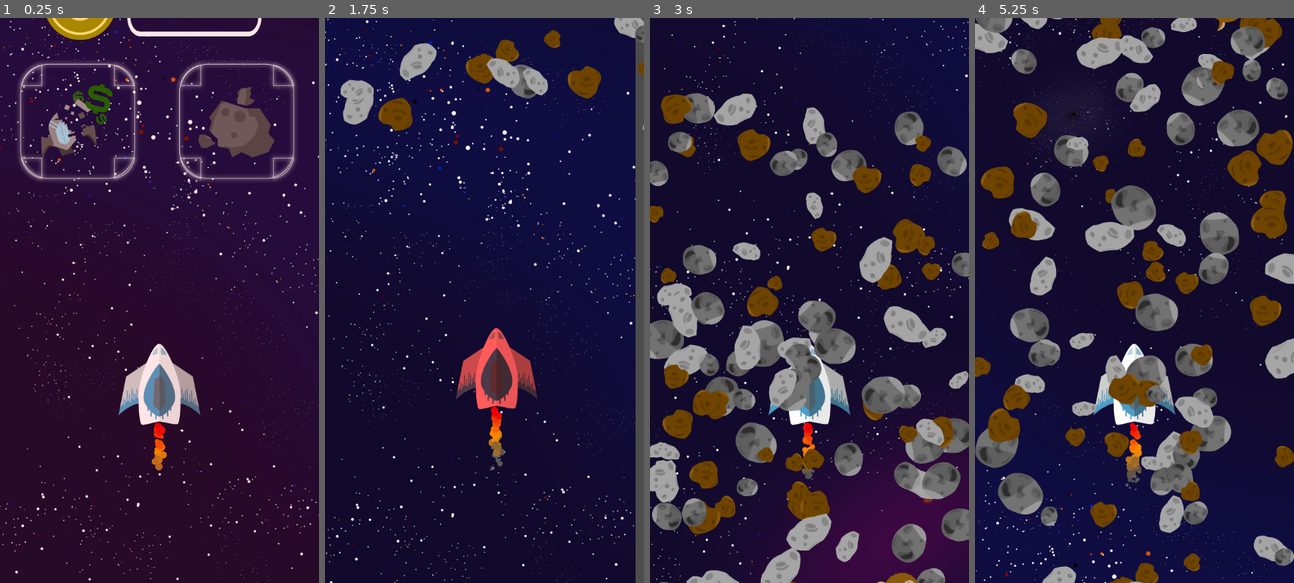
Above: before the commit, frames 1-4 (left to right).
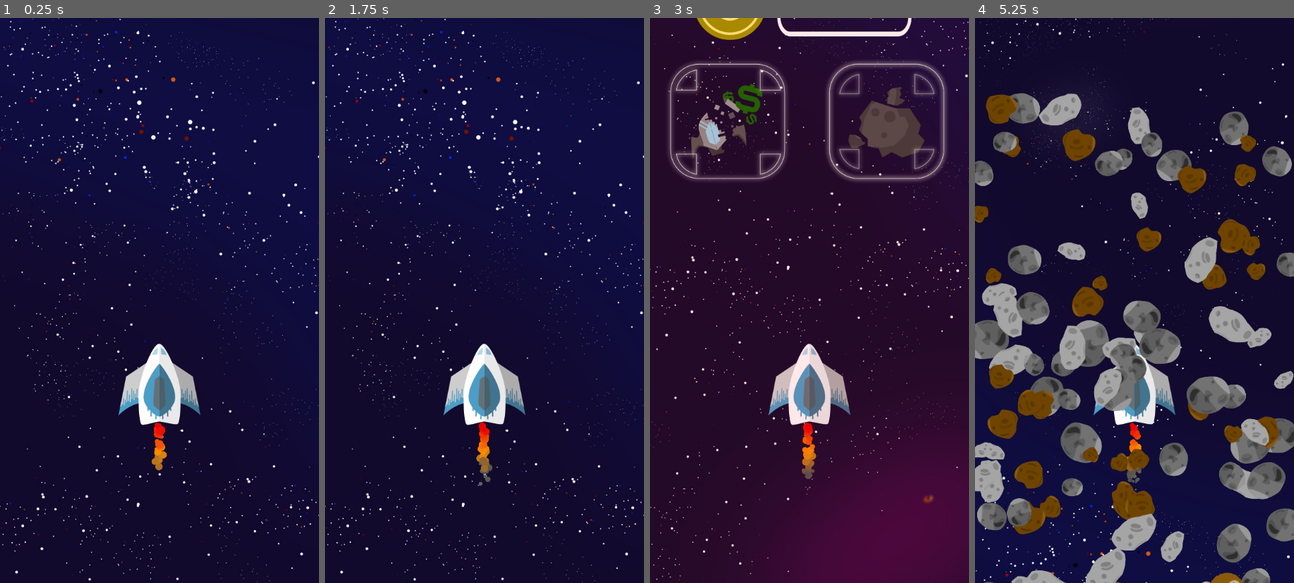
Above: after the commit, the same moments.

Repository: clorl/Space-Express
Game: Godot game, scene res://Game.tscn
The game is run twice, just before and just after one commit, with the same random seed, the same clock (stepped at 60 frames per second) and the same inputs. The project has no main scene, so this scene is started directly.
Inputs (mouse positions are in pixels of both pictures, inside the frame that each line leads up to):
- Up to frame 1 (0.25 s): no input
- Up to frame 2 (1.75 s): click (417, 227) at 0.52 s; tap Enter (ui_accept) at 1.25, 1.52 s; move the mouse to (554, 272) at 1.27 s
- Up to frame 3 (3 s): move the mouse to (745, 328) at 2.02 s; tap Enter (ui_accept) at 2.27 s; click (889, 227) at 2.77 s
- Up to frame 4 (5.25 s): move the mouse to (1166, 176) at 3.52 s; move the mouse to (1118, 413) at 4.27 s; tap Enter (ui_accept) at 4.52 s; move the mouse to (1230, 385) at 5.02 s

The runs differ from the first frame. In frame 1, 9.6% of the frame differs, in the area x 4-94%, y 0-30%; in frame 2, 13%; in frame 3, 36%; in frame 4, 47%, in the area x 0-100%, y 0-100%.

Commit message:
Event generation

Diff:
--- a/BG.gd
+++ b/BG.gd
@@ -1,11 +1,11 @@
 extends TextureRect
 
 func slow_down(time):
-	$Tween.interpolate_property($Anim, "Anim:speed", 1, 0, time, Tween.TRANS_LINEAR, Tween.EASE_OUT)
+	$Tween.interpolate_property($Anim, "playback_speed", 1, 0, time, Tween.TRANS_LINEAR, Tween.EASE_OUT)
 	if !$Tween.is_active():
 		$Tween.start()
 
 func speed_up(time):
-	$Tween.interpolate_property($Anim, "Anim:speed", 0, 1, time, Tween.TRANS_LINEAR, Tween.EASE_OUT)
+	$Tween.interpolate_property($Anim, "playback_speed", 0, 1, time, Tween.TRANS_LINEAR, Tween.EASE_OUT)
 	if !$Tween.is_active():
 		$Tween.start()
--- a/Game.gd
+++ b/Game.gd
@@ -1,4 +1,7 @@
 extends Node2D
+
+export var event_number = 10
+var event_index = 1
 
 onready var audio = get_node("/root/Audio")
 onready var c = get_node("/root/Constants")
@@ -15,6 +18,7 @@
 	}
 
 func _ready():
+	yield(get_tree().create_timer(2), "timeout")
 	choices.propose_choices(10, c.asteroids, c.contraband)
 	overlay_anim.play("warning")
 
@@ -24,7 +28,27 @@
 
 # Function that manages which function to call
 func execute_event(e):
-	asteroids()
+	match e:
+		c.unknown:
+			pass
+		c.asteroids:
+			asteroids()
+		c.cantina:
+			pass
+		c.pirate:
+			pass
+		c.contraband:
+			pass
+		c.repair:
+			pass
+		c.nothing:
+			pass
+	yield(get_tree().create_timer(2), "timeout")
+	if event_index == event_number:
+		return
+	event_index += 1
+
+	choices.propose_choices(10)
 
 ##
 # Event functions
@@ -36,5 +60,7 @@
 	instance.global_position = Vector2(0,0)
 	add_child(instance)
 
+	# Wait a bit and animate
+	yield(get_tree().create_timer(0.5), "timeout")
 	player.health -= 20
 	cam_anim.play("screenshake")
--- a/player/Player.tscn
+++ b/player/Player.tscn
@@ -59,6 +59,34 @@
 "transitions": PoolRealArray( 1, 1, 1 ),
 "update": 0,
 "values": [ Color( 1, 1, 1, 1 ), Color( 1, 0.282353, 0.282353, 1 ), Color( 1, 1, 1, 1 ) ]
+}
+
+[sub_resource type="Animation" id=9]
+resource_name = "hurt_a_lot"
+length = 2.1
+tracks/0/type = "value"
+tracks/0/path = NodePath("Spaceship:position")
+tracks/0/interp = 1
+tracks/0/loop_wrap = true
+tracks/0/imported = false
+tracks/0/enabled = true
+tracks/0/keys = {
+"times": PoolRealArray( 0, 0.1, 0.2, 0.3, 0.4, 0.5, 0.6, 0.7, 0.8, 0.9, 1, 1.1, 1.2, 1.3, 1.4, 1.5, 1.6, 1.7, 1.8, 1.9, 2 ),
+"transitions": PoolRealArray( 1, 1, 1, 1, 1, 1, 1, 1, 1, 1, 1, 1, 1, 1, 1, 1, 1, 1, 1, 1, 1 ),
+"update": 0,
+"values": [ Vector2( -2, 0.750146 ), Vector2( -10, 10 ), Vector2( -10, -10 ), Vector2( 10, -10 ), Vector2( 10, 10 ), Vector2( -10, 10 ), Vector2( 0, 0 ), Vector2( -2, 0.750146 ), Vector2( -10, 10 ), Vector2( -10, -10 ), Vector2( 10, -10 ), Vector2( 10, 10 ), Vector2( -10, 10 ), Vector2( 0, 0 ), Vector2( -2, 0.750146 ), Vector2( -10, 10 ), Vector2( -10, -10 ), Vector2( 10, -10 ), Vector2( 10, 10 ), Vector2( -10, 10 ), Vector2( 0, 0 ) ]
+}
+tracks/1/type = "value"
+tracks/1/path = NodePath("Spaceship:self_modulate")
+tracks/1/interp = 2
+tracks/1/loop_wrap = true
+tracks/1/imported = false
+tracks/1/enabled = true
+tracks/1/keys = {
+"times": PoolRealArray( 0, 0.3, 0.6, 0.7, 1, 1.3, 1.4, 1.7, 2 ),
+"transitions": PoolRealArray( 1, 1, 1, 1, 1, 1, 1, 1, 1 ),
+"update": 0,
+"values": [ Color( 1, 1, 1, 1 ), Color( 1, 0.282353, 0.282353, 1 ), Color( 1, 1, 1, 1 ), Color( 1, 1, 1, 1 ), Color( 1, 0.282353, 0.282353, 1 ), Color( 1, 1, 1, 1 ), Color( 1, 1, 1, 1 ), Color( 1, 0.282353, 0.282353, 1 ), Color( 1, 1, 1, 1 ) ]
 }
 
 [sub_resource type="Animation" id=7]
@@ -132,6 +160,7 @@
 script = ExtResource( 1 )
 
 [node name="Spaceship" type="Sprite" parent="."]
+position = Vector2( -2, 0.750146 )
 scale = Vector2( 0.5, 0.5 )
 texture = ExtResource( 2 )
 
@@ -150,5 +179,6 @@
 autoplay = "rumble"
 playback_speed = 2.0
 anims/hurt = SubResource( 6 )
+anims/hurt_a_lot = SubResource( 9 )
 anims/land = SubResource( 7 )
 anims/rumble = SubResource( 8 )
--- a/ui/choices/ChoiceButton.gd
+++ b/ui/choices/ChoiceButton.gd
@@ -14,6 +14,11 @@
 func set_event(e):
 	event = e
 	icon.frame = e
+	print(get_name(), " frame = ", e)
+
+func reset():
+	disabled = false
+	$Anim.play("idle")
 
 func _on_ChoiceButton_mouse_entered():
 	audio.play("Blip")
--- a/ui/choices/Choices.gd
+++ b/ui/choices/Choices.gd
@@ -11,17 +11,22 @@
 onready var r_button = $VBoxContainer/HBox/RButton
 onready var anim = $Anim
 
-var time setget set_time
+func _ready():
+	anim.play("fall")
+	anim.stop()
 
 func _process(delta):
 	display_timer.value = stepify(timer.time_left, 0.01)
 
 func propose_choices(t, e1=false, e2=false):
+	reset()
 	if !e1 || !e2:
-		e1 = randi()%c.nb_events+1
-		e2 = randi()%c.nb_events+1
+		e1 = randi()%c.nb_events
+		e2 = randi()%c.nb_events
 	set_events(e1, e2)
-	time = t
+
+	set_time(t)
+	timer.start()
 
 	anim.play("fall")
 	audio.play("Warning")
@@ -32,6 +37,7 @@
 	# Disable buttons
 	r_button.disabled = true
 	l_button.disabled = true
+	timer.stop()
 
 	# Hide choices
 	anim.play_backwards("fall")
@@ -41,6 +47,10 @@
 	emit_signal("event_selected", event)
 
 
+func reset():
+	r_button.reset()
+	l_button.reset()
+
 func set_time(value):
 	timer.wait_time = value
 	display_timer.max_value = value
@@ -48,3 +58,11 @@
 func set_events (evt1, evt2):
 	r_button.event = evt1
 	l_button.event = evt2
+
+# If player not quick enough
+func _on_Timer_timeout():
+	var rnd = randi()%2
+	if rnd == 0:
+		r_button._on_ChoiceButton_pressed()
+	else:
+		l_button._on_ChoiceButton_pressed()
--- a/ui/choices/Choices.tscn
+++ b/ui/choices/Choices.tscn
@@ -63,3 +63,4 @@
 one_shot = true
 [connection signal="clicked" from="VBoxContainer/HBox/LButton" to="." method="_on_Button_clicked"]
 [connection signal="clicked" from="VBoxContainer/HBox/RButton" to="." method="_on_Button_clicked"]
+[connection signal="timeout" from="Timer" to="." method="_on_Timer_timeout"]
--- a/ui/timer/Timer.tscn
+++ b/ui/timer/Timer.tscn
@@ -1,10 +1,38 @@
-[gd_scene load_steps=7 format=2]
+[gd_scene load_steps=8 format=2]
 
 [ext_resource path="res://ui/timer/Timer.gd" type="Script" id=1]
 [ext_resource path="res://ui/timer/cercle_timer.png" type="Texture" id=2]
 [ext_resource path="res://ui/timer/cercle_timer_fond.png" type="Texture" id=3]
 [ext_resource path="res://assets/fonts/SovietProgram.ttf" type="DynamicFontData" id=4]
 [ext_resource path="res://ui/timer/encadre_timer.png" type="Texture" id=5]
+
+[sub_resource type="Animation" id=2]
+resource_name = "bounce"
+loop = true
+tracks/0/type = "value"
+tracks/0/path = NodePath(".:rect_scale")
+tracks/0/interp = 2
+tracks/0/loop_wrap = true
+tracks/0/imported = false
+tracks/0/enabled = true
+tracks/0/keys = {
+"times": PoolRealArray( 0, 0.5, 1 ),
+"transitions": PoolRealArray( 1, 1, 1 ),
+"update": 0,
+"values": [ Vector2( 1, 1 ), Vector2( 1.2, 1.2 ), Vector2( 1, 1 ) ]
+}
+tracks/1/type = "value"
+tracks/1/path = NodePath(".:rect_position")
+tracks/1/interp = 2
+tracks/1/loop_wrap = true
+tracks/1/imported = false
+tracks/1/enabled = true
+tracks/1/keys = {
+"times": PoolRealArray( 0, 0.5 ),
+"transitions": PoolRealArray( 1, 1 ),
+"update": 0,
+"values": [ Vector2( 0, 0 ), Vector2( -15, -15 ) ]
+}
 
 [sub_resource type="DynamicFont" id=1]
 size = 80
@@ -21,14 +49,21 @@
 alignment = 1
 
 [node name="Timer" type="TextureProgress" parent="HBoxContainer"]
-margin_right = 138.0
-margin_bottom = 138.0
+margin_left = -2.06887
+margin_top = -2.06887
+margin_right = 135.931
+margin_bottom = 135.931
+rect_scale = Vector2( 1.0413, 1.0413 )
 max_value = 2.0
 step = 0.01
 value = 0.7
 texture_under = ExtResource( 2 )
 texture_progress = ExtResource( 3 )
 fill_mode = 5
+
+[node name="AnimationPlayer" type="AnimationPlayer" parent="HBoxContainer/Timer"]
+autoplay = "bounce"
+anims/bounce = SubResource( 2 )
 
 [node name="Label" type="Label" parent="HBoxContainer"]
 margin_left = 142.0
Not shown: 1 places in player/Player.tscn that only renumber resources
